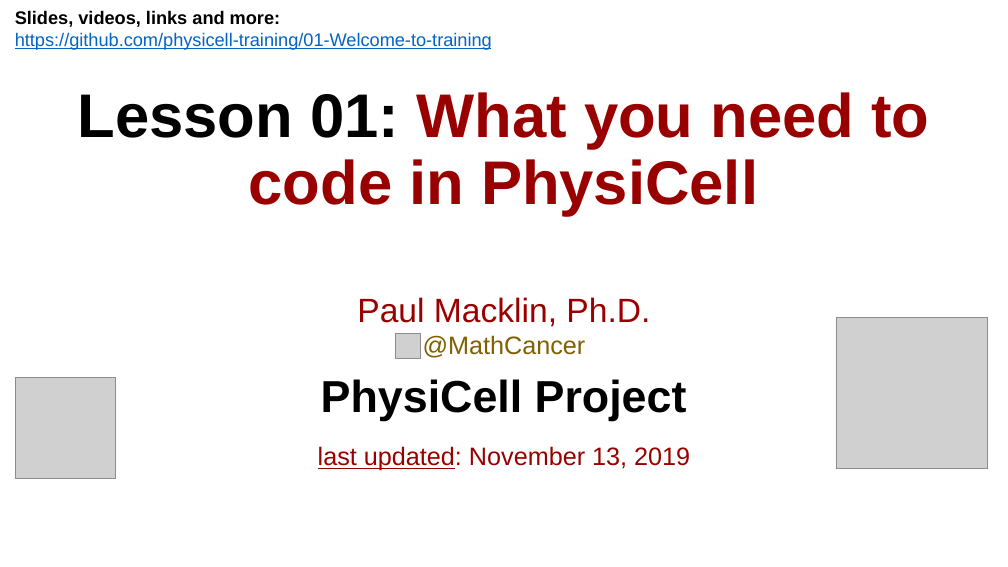
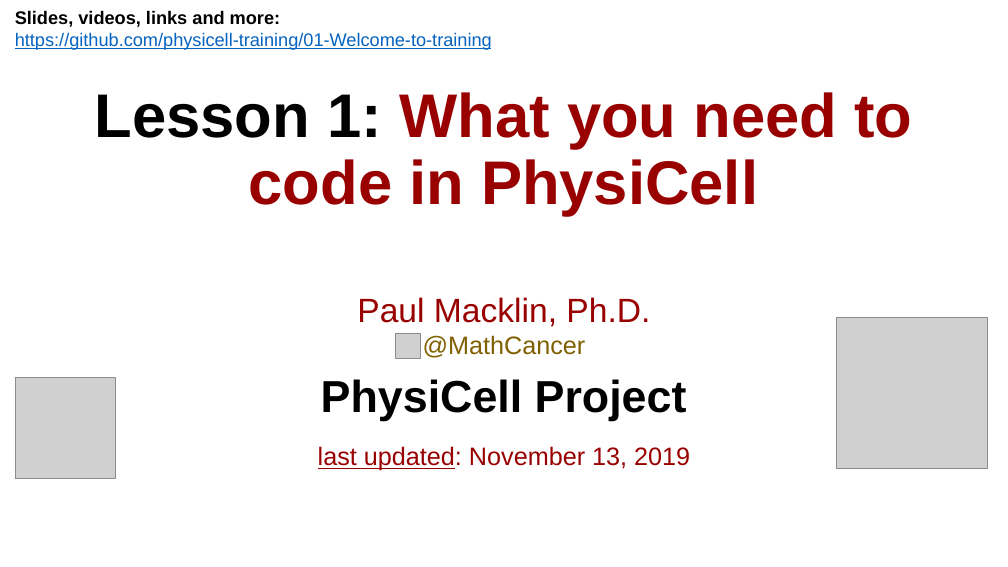
Before and after one commit to physicell-training/00-What-you-need, a slide deck: slide 1 of pptx_source/01-What-you-need.pptx. Drawn at 1008x567 pixels with LibreOffice and Linux fonts; fonts in the diff are those of the drawing; grey boxes stand for pictures; background and template pictures are left out. Boxes give left, top, right and bottom in pixels: in the first picture for what was removed or moved away, otherwise in the second. Text is boxed around its words. In the diff, an @@ line names an element or a change of style, - is before the commit and + after.

```diff
--- a/pptx_source/01-What-you-need.pptx
+++ b/pptx_source/01-What-you-need.pptx
@@ title at [95, 92, 912, 216]: text changed @@
-Lesson 01: What you need to code in PhysiCell
+Lesson 1: What you need to code in PhysiCell
```
Also in this commit, not shown: 1 other slide changed, 1 other file.
